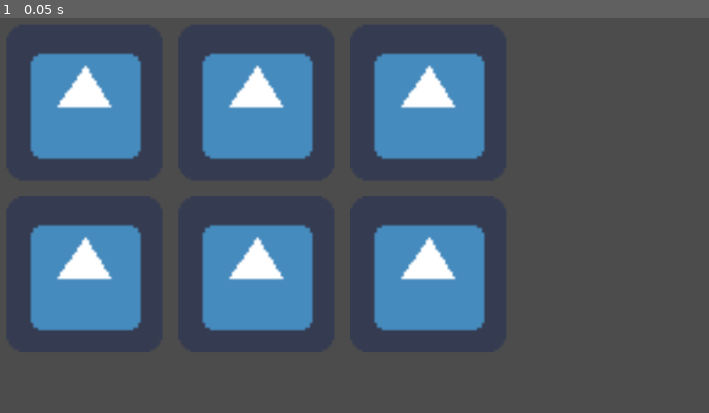
Above: before the commit, frame 1.
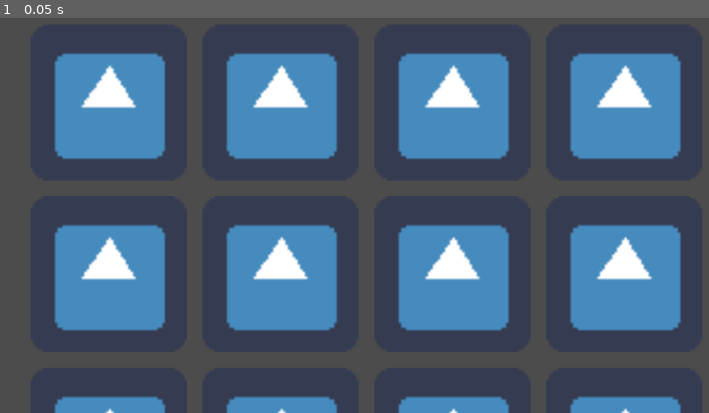
Above: after the commit, the same moment.

Repository: BryanWi/AdivinaQuien
Game: Godot game, scene res://game/Game.tscn
Two runs of this game, one before a commit and one after it. Both use one fixed random seed, a clock stepped at 60 frames per second and the inputs below. Before the commit the project has no main scene; this scene is started directly in both runs. The engine's default icon, where the game draws it, is replaced by a stand-in: a white triangle on a blue panel in a dark square.
Inputs:
- Up to frame 1 (0.05 s): no input

The runs differ from the first frame. In frame 1, 27% of the frame differs, in the area x 4-97%, y 8-100%.
Error after the commit: Trying to assign value of type 'Nil' to a variable of type 'Array'. (res://game/Game.gd:12)

Commit message:
Avances para la lectura de json

Diff:
--- /dev/null
+++ b/game/Game.gd
@@ -0,0 +1,33 @@
+extends Control
+
+
+# Declare member variables here. Examples:
+# var a = 2
+# var b = "text"
+
+onready var Texto_enunciado = $Texto_enunciado # Nombre del texto a enunciar
+
+# Lectura de los archivos:
+
+var Archivo : Array = read_json_file("Assets/Textos.json")
+var Enunciado : Dictionary
+var index_Enunciado : int = 0
+
+# Called when the node enters the scene tree for the first time.
+func _ready():
+	pass # Replace with function body.
+
+func correr_juego():
+	Enunciado = Archivo[index_Enunciado]
+	Texto_enunciado.text = Enunciado.enunciado
+
+func read_json_file(filename):
+	var file = File.new()
+	file.open(filename, file.READ)
+	var text = file.get_as_text()
+	var json_data = parse_json(text)
+	file.close()
+	return json_data
+# Called every frame. 'delta' is the elapsed time since the previous frame.
+#func _process(delta):
+#	pass
--- a/game/Game.tscn
+++ b/game/Game.tscn
@@ -1,23 +1,36 @@
-[gd_scene load_steps=2 format=2]
+[gd_scene load_steps=3 format=2]
 
 [ext_resource path="res://icon.png" type="Texture" id=1]
+[ext_resource path="res://game/Game.gd" type="Script" id=2]
 
 [node name="Control" type="Control"]
 anchor_right = 1.0
 anchor_bottom = 1.0
+margin_left = 1.0
+margin_right = 1.0
+script = ExtResource( 2 )
+
+[node name="Texto_enunciado" type="Label" parent="."]
+anchor_left = 0.058
+anchor_top = 0.02
+anchor_right = 0.814
+anchor_bottom = 0.157
+margin_left = -0.392002
+margin_right = 0.463989
+margin_bottom = -0.200005
 
 [node name="GridContainer" type="GridContainer" parent="."]
 anchor_left = 0.5
 anchor_top = 0.5
 anchor_right = 0.5
 anchor_bottom = 0.5
-margin_left = -445.0
+margin_left = -415.0
 margin_top = -198.0
-margin_right = 445.0
-margin_bottom = 202.0
+margin_right = 479.0
+margin_bottom = 476.0
 custom_constants/vseparation = 20
 custom_constants/hseparation = 20
-columns = 3
+columns = 4
 
 [node name="Porfirio" type="TextureButton" parent="GridContainer"]
 margin_right = 200.0
@@ -27,7 +40,7 @@
 expand = true
 stretch_mode = 5
 
-[node name="Porfirio2" type="TextureButton" parent="GridContainer"]
+[node name="Porfirio7" type="TextureButton" parent="GridContainer"]
 margin_left = 220.0
 margin_right = 420.0
 margin_bottom = 200.0
@@ -36,7 +49,7 @@
 expand = true
 stretch_mode = 5
 
-[node name="Porfirio3" type="TextureButton" parent="GridContainer"]
+[node name="Porfirio8" type="TextureButton" parent="GridContainer"]
 margin_left = 440.0
 margin_right = 640.0
 margin_bottom = 200.0
@@ -45,7 +58,16 @@
 expand = true
 stretch_mode = 5
 
-[node name="Porfirio4" type="TextureButton" parent="GridContainer"]
+[node name="Porfirio9" type="TextureButton" parent="GridContainer"]
+margin_left = 660.0
+margin_right = 860.0
+margin_bottom = 200.0
+rect_min_size = Vector2( 200, 200 )
+texture_normal = ExtResource( 1 )
+expand = true
+stretch_mode = 5
+
+[node name="Porfirio10" type="TextureButton" parent="GridContainer"]
 margin_top = 220.0
 margin_right = 200.0
 margin_bottom = 420.0
@@ -54,7 +76,7 @@
 expand = true
 stretch_mode = 5
 
-[node name="Porfirio5" type="TextureButton" parent="GridContainer"]
+[node name="Porfirio11" type="TextureButton" parent="GridContainer"]
 margin_left = 220.0
 margin_top = 220.0
 margin_right = 420.0
@@ -64,7 +86,7 @@
 expand = true
 stretch_mode = 5
 
-[node name="Porfirio6" type="TextureButton" parent="GridContainer"]
+[node name="Porfirio12" type="TextureButton" parent="GridContainer"]
 margin_left = 440.0
 margin_top = 220.0
 margin_right = 640.0
@@ -73,3 +95,52 @@
 texture_normal = ExtResource( 1 )
 expand = true
 stretch_mode = 5
+
+[node name="Porfirio2" type="TextureButton" parent="GridContainer"]
+margin_left = 660.0
+margin_top = 220.0
+margin_right = 860.0
+margin_bottom = 420.0
+rect_min_size = Vector2( 200, 200 )
+texture_normal = ExtResource( 1 )
+expand = true
+stretch_mode = 5
+
+[node name="Porfirio3" type="TextureButton" parent="GridContainer"]
+margin_top = 440.0
+margin_right = 200.0
+margin_bottom = 640.0
+rect_min_size = Vector2( 200, 200 )
+texture_normal = ExtResource( 1 )
+expand = true
+stretch_mode = 5
+
+[node name="Porfirio4" type="TextureButton" parent="GridContainer"]
+margin_left = 220.0
+margin_top = 440.0
+margin_right = 420.0
+margin_bottom = 640.0
+rect_min_size = Vector2( 200, 200 )
+texture_normal = ExtResource( 1 )
+expand = true
+stretch_mode = 5
+
+[node name="Porfirio5" type="TextureButton" parent="GridContainer"]
+margin_left = 440.0
+margin_top = 440.0
+margin_right = 640.0
+margin_bottom = 640.0
+rect_min_size = Vector2( 200, 200 )
+texture_normal = ExtResource( 1 )
+expand = true
+stretch_mode = 5
+
+[node name="Porfirio6" type="TextureButton" parent="GridContainer"]
+margin_left = 660.0
+margin_top = 440.0
+margin_right = 860.0
+margin_bottom = 640.0
+rect_min_size = Vector2( 200, 200 )
+texture_normal = ExtResource( 1 )
+expand = true
+stretch_mode = 5
--- a/project.godot
+++ b/project.godot
@@ -8,9 +8,14 @@
 
 config_version=4
 
+_global_script_classes=[  ]
+_global_script_class_icons={
+}
+
 [application]
 
 config/name="MiniJuego Adivina Quien"
+run/main_scene="res://game/Game.tscn"
 config/icon="res://icon.png"
 
 [gui]
Not shown, added: game/Assets/Textos.json.txt
Binary file added: game/Assets/canalizo.jpg
Not shown, added: game/Assets/canalizo.jpg.import
Binary file added: game/Assets/herrera.jpg
Not shown, added: game/Assets/herrera.jpg.import
